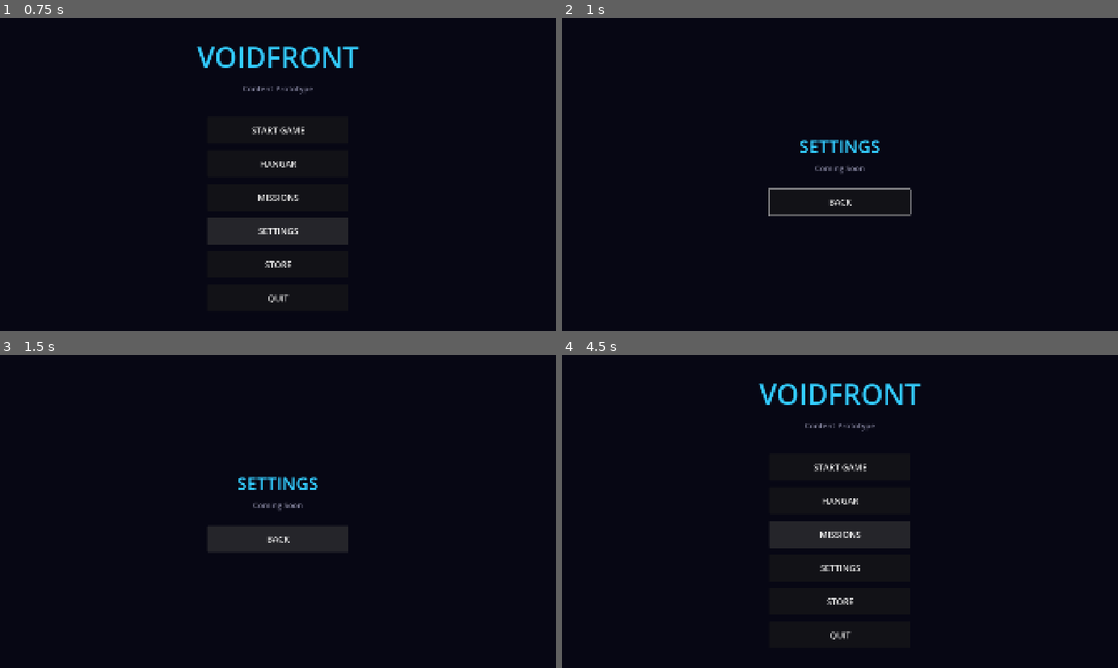
Above: before the commit, frames 1-4 (two rows, left to right).
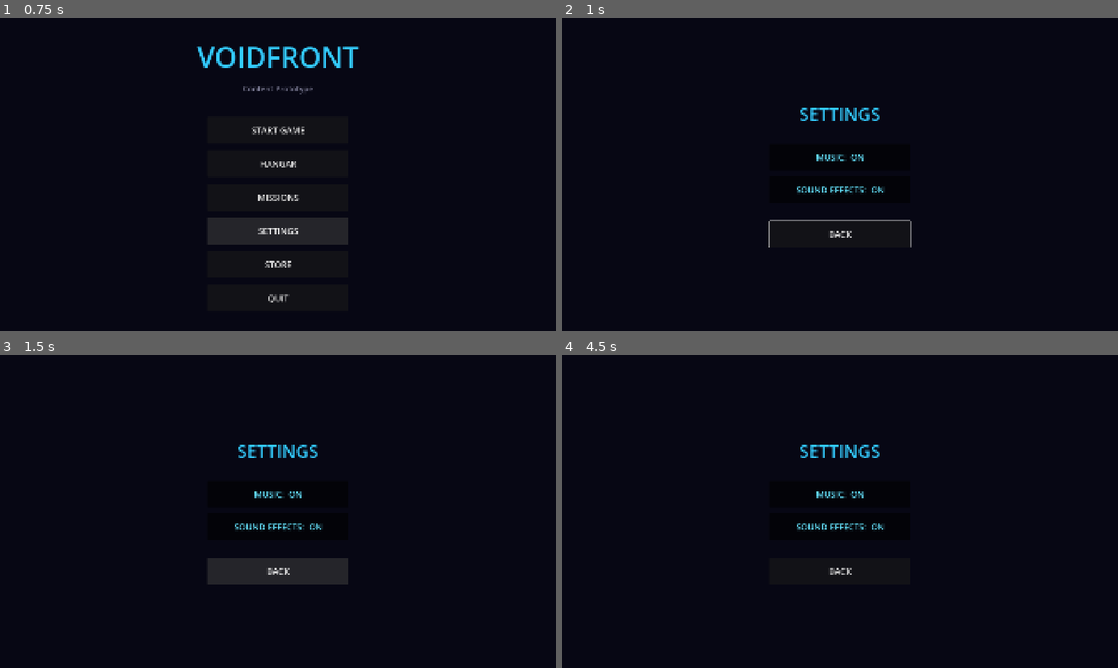
Above: after the commit, the same moments.

Repository: xocdr/voidfront
Game: Godot game, scene res://src/ui/main_menu.tscn
Two runs of this game, one before a commit and one after it. Both use one fixed random seed, a clock stepped at 60 frames per second and the inputs below.
Inputs (mouse positions are in pixels of both pictures, inside the frame that each line leads up to):
- Up to frame 1 (0.75 s): click "SETTINGS" at 0.5 s
- Up to frame 2 (1 s): no input
- Up to frame 3 (1.5 s): click "BACK" at 1.25 s
- Up to frame 4 (4.5 s): click (840, 492) at 2 s, where only the run after the commit has a clickable "MUSIC: ON"; click (840, 492) at 2.75 s, where only the run after the commit has a clickable "MUSIC: OFF"; click (840, 527) at 3.5 s, where only the run after the commit has a clickable "SOUND EFFECTS: ON"; click (840, 527) at 4.25 s, where only the run after the commit has a clickable "SOUND EFFECTS: OFF"

Frame 1 is identical in both runs. In frame 2, 1.8% of the frame differs, in the area x 37-63%, y 28-74%; in frame 3, 5.1%; in frame 4, 4.2%.

Commit message:
Add gameplay music and Music / Sound Effects settings
- Terminal_Velocity_Lock loops during missions and fades out when one ends.
- Settings screen gets Music and Sound Effects on/off toggles, saved to
  user://settings.cfg and applied immediately.

Co-Authored-By: Claude Sonnet 5.5 <noreply@anthropic.com>

Diff:
--- a/src/autoloads/audio_manager.gd
+++ b/src/autoloads/audio_manager.gd
@@ -13,18 +13,30 @@
 var sfx_players: Array[AudioStreamPlayer] = []
 var sfx_index: int = 0
 
-const MENU_MUSIC_VOLUME_DB: float = -10.0
+const MUSIC_VOLUME_DB: float = -10.0
+const SETTINGS_PATH := "user://settings.cfg"
 var menu_music: AudioStream = preload("res://src/bg_music/main_menu.mp3")
+var gameplay_music: AudioStream = preload("res://src/bg_music/Terminal_Velocity_Lock.mp3")
 var music_player: AudioStreamPlayer
 var _music_tween: Tween
 
+# Player settings, saved to their own file (separate from the game save).
+var music_enabled: bool = true
+var sfx_enabled: bool = true
+
+# The track that *should* be playing. Kept even while music is switched off so
+# turning it back on resumes the right track for the current screen.
+var _wanted_music: AudioStream = null
+
 func _ready() -> void:
+	_load_settings()
 	music_player = AudioStreamPlayer.new()
 	music_player.bus = "Master"
-	music_player.volume_db = MENU_MUSIC_VOLUME_DB
+	music_player.volume_db = MUSIC_VOLUME_DB
 	add_child(music_player)
-	if menu_music is AudioStreamMP3:
-		menu_music.loop = true
+	for track in [menu_music, gameplay_music]:
+		if track is AudioStreamMP3:
+			track.loop = true
 
 	for i in range(SFX_POOL_SIZE):
 		var p := AudioStreamPlayer.new()
@@ -39,18 +51,28 @@
 	sfx_player_hurt = _generate_player_hurt()
 	sfx_menu_select = _generate_menu_select()
 
-# Menu music loops until stop_music(). Safe to call from every menu screen: if
-# it is already playing it carries on instead of restarting from the top.
+# Menu and gameplay tracks loop until stop_music(). Safe to call repeatedly: if
+# the requested track is already playing it carries on instead of restarting.
 func play_menu_music() -> void:
+	_play_music(menu_music)
+
+func play_gameplay_music() -> void:
+	_play_music(gameplay_music)
+
+func _play_music(track: AudioStream) -> void:
+	_wanted_music = track
+	if not music_enabled:
+		return
 	if _music_tween and _music_tween.is_valid():
 		_music_tween.kill()
-	music_player.volume_db = MENU_MUSIC_VOLUME_DB
-	if music_player.playing and music_player.stream == menu_music:
-		return
-	music_player.stream = menu_music
+	music_player.volume_db = MUSIC_VOLUME_DB
+	if music_player.playing and music_player.stream == track:
+		return
+	music_player.stream = track
 	music_player.play()
 
 func stop_music(fade_time: float = 0.5) -> void:
+	_wanted_music = null
 	if not music_player.playing:
 		return
 	if _music_tween and _music_tween.is_valid():
@@ -80,7 +102,36 @@
 func play_menu_select() -> void:
 	_play(sfx_menu_select, -8.0)
 
+func set_music_enabled(enabled: bool) -> void:
+	music_enabled = enabled
+	_save_settings()
+	if not enabled:
+		if _music_tween and _music_tween.is_valid():
+			_music_tween.kill()
+		music_player.stop()
+	elif _wanted_music != null:
+		_play_music(_wanted_music)
+
+func set_sfx_enabled(enabled: bool) -> void:
+	sfx_enabled = enabled
+	_save_settings()
+
+func _load_settings() -> void:
+	var cfg := ConfigFile.new()
+	if cfg.load(SETTINGS_PATH) != OK:
+		return
+	music_enabled = bool(cfg.get_value("audio", "music_enabled", true))
+	sfx_enabled = bool(cfg.get_value("audio", "sfx_enabled", true))
+
+func _save_settings() -> void:
+	var cfg := ConfigFile.new()
+	cfg.set_value("audio", "music_enabled", music_enabled)
+	cfg.set_value("audio", "sfx_enabled", sfx_enabled)
+	cfg.save(SETTINGS_PATH)
+
 func _play(stream: AudioStreamWAV, volume_db: float = 0.0) -> void:
+	if not sfx_enabled:
+		return
 	var player := sfx_players[sfx_index]
 	sfx_index = (sfx_index + 1) % SFX_POOL_SIZE
 	player.stream = stream
--- a/src/mission/mission_runner.gd
+++ b/src/mission/mission_runner.gd
@@ -31,9 +31,8 @@
 var mission: MissionData
 
 func _ready() -> void:
-	# Menu music plays through the briefing and hyperspeed, then fades as the
-	# mission begins (covers Start Game, Missions, Next, Replay and Retry).
-	AudioManager.stop_music(0.6)
+	# Gameplay track loops for the whole mission and fades out when it ends.
+	AudioManager.play_gameplay_music()
 	mission = MissionRegistry.get_mission(GameState.current_mission_id)
 	if mission == null:
 		push_error("No mission data for id %d" % GameState.current_mission_id)
@@ -305,6 +304,7 @@
 	if mission_ended:
 		return
 	mission_ended = true
+	AudioManager.stop_music(1.5)
 	is_running = false
 	enemy_spawner.active = false
 	crosshair.set_active(false)
@@ -317,6 +317,7 @@
 	if mission_ended:
 		return
 	mission_ended = true
+	AudioManager.stop_music(1.5)
 	_refresh_hud()
 	is_running = false
 	enemy_spawner.active = false
@@ -346,6 +347,7 @@
 	if mission_ended:
 		return
 	mission_ended = true
+	AudioManager.stop_music(1.5)
 	is_running = false
 	enemy_spawner.active = false
 	crosshair.set_active(false)
--- a/src/ui/settings_menu.tscn
+++ b/src/ui/settings_menu.tscn
@@ -1,11 +1,10 @@
 [gd_scene load_steps=2 format=3]
 
-[ext_resource type="Script" path="res://src/ui/placeholder_screen.gd" id="1_placeholder"]
+[ext_resource type="Script" path="res://src/ui/settings_screen.gd" id="1_settings"]
 
 [node name="SettingsMenu" type="Control"]
 layout_mode = 3
 anchors_preset = 15
 anchor_right = 1.0
 anchor_bottom = 1.0
-script = ExtResource("1_placeholder")
-screen_title = "SETTINGS"
+script = ExtResource("1_settings")
--- /dev/null
+++ b/src/ui/settings_screen.gd
@@ -0,0 +1,106 @@
+extends Control
+
+# Audio settings: Music and Sound Effects on/off, saved by AudioManager.
+
+var center: VBoxContainer
+var music_button: Button
+var sfx_button: Button
+var back_button: Button
+
+func _ready() -> void:
+	_create_ui()
+	get_viewport().size_changed.connect(_apply_responsive_layout)
+	_apply_responsive_layout()
+
+func _create_ui() -> void:
+	var bg := ColorRect.new()
+	bg.color = Color(0.03, 0.03, 0.08, 1.0)
+	bg.set_anchors_and_offsets_preset(Control.PRESET_FULL_RECT)
+	add_child(bg)
+
+	center = VBoxContainer.new()
+	center.set_anchors_and_offsets_preset(Control.PRESET_CENTER)
+	center.grow_horizontal = Control.GROW_DIRECTION_BOTH
+	center.grow_vertical = Control.GROW_DIRECTION_BOTH
+	center.custom_minimum_size = UiScale.vec(Vector2(400, 0))
+	center.alignment = BoxContainer.ALIGNMENT_CENTER
+	center.add_theme_constant_override("separation", roundi(UiScale.px(14.0)))
+	add_child(center)
+
+	var title_label := Label.new()
+	title_label.text = "SETTINGS"
+	title_label.horizontal_alignment = HORIZONTAL_ALIGNMENT_CENTER
+	title_label.add_theme_font_size_override("font_size", UiScale.fs(40))
+	title_label.add_theme_color_override("font_color", Color(0.2, 0.8, 1.0))
+	center.add_child(title_label)
+
+	var spacer := Control.new()
+	spacer.custom_minimum_size = UiScale.vec(Vector2(0, 12))
+	center.add_child(spacer)
+
+	music_button = _make_toggle()
+	music_button.button_pressed = AudioManager.music_enabled
+	music_button.toggled.connect(_on_music_toggled)
+	center.add_child(music_button)
+
+	sfx_button = _make_toggle()
+	sfx_button.button_pressed = AudioManager.sfx_enabled
+	sfx_button.toggled.connect(_on_sfx_toggled)
+	center.add_child(sfx_button)
+
+	var spacer2 := Control.new()
+	spacer2.custom_minimum_size = UiScale.vec(Vector2(0, 12))
+	center.add_child(spacer2)
+
+	back_button = Button.new()
+	back_button.text = "BACK"
+	back_button.custom_minimum_size = UiScale.vec(Vector2(320, 60))
+	back_button.add_theme_font_size_override("font_size", UiScale.fs(20))
+	back_button.size_flags_horizontal = Control.SIZE_SHRINK_CENTER
+	back_button.pressed.connect(_on_back_pressed)
+	center.add_child(back_button)
+
+	_refresh_labels()
+	back_button.grab_focus()
+
+func _make_toggle() -> Button:
+	var b := Button.new()
+	b.toggle_mode = true
+	b.custom_minimum_size = UiScale.vec(Vector2(320, 60))
+	b.add_theme_font_size_override("font_size", UiScale.fs(20))
+	b.size_flags_horizontal = Control.SIZE_SHRINK_CENTER
+	return b
+
+func _refresh_labels() -> void:
+	music_button.text = "MUSIC:  %s" % ("ON" if music_button.button_pressed else "OFF")
+	sfx_button.text = "SOUND EFFECTS:  %s" % ("ON" if sfx_button.button_pressed else "OFF")
+	for b in [music_button, sfx_button]:
+		var c := Color(0.4, 0.9, 1.0) if b.button_pressed else Color(0.55, 0.55, 0.6)
+		b.add_theme_color_override("font_color", c)
+		b.add_theme_color_override("font_pressed_color", c)
+		b.add_theme_color_override("font_hover_color", c)
+		b.add_theme_color_override("font_hover_pressed_color", c)
+		b.add_theme_color_override("font_focus_color", c)
+
+func _on_music_toggled(on: bool) -> void:
+	AudioManager.set_music_enabled(on)
+	AudioManager.play_menu_select()
+	_refresh_labels()
+
+func _on_sfx_toggled(on: bool) -> void:
+	AudioManager.set_sfx_enabled(on)
+	# Plays only when turning sound effects on, giving audible confirmation.
+	AudioManager.play_menu_select()
+	_refresh_labels()
+
+func _apply_responsive_layout() -> void:
+	var vp_w: float = get_viewport_rect().size.x
+	var content_w: float = clampf(vp_w - 40.0, 160.0, maxf(UiScale.px(400.0), 160.0))
+	center.custom_minimum_size.x = content_w
+	var btn_w: float = minf(UiScale.px(320.0), content_w)
+	for b in [music_button, sfx_button, back_button]:
+		b.custom_minimum_size.x = btn_w
+
+func _on_back_pressed() -> void:
+	AudioManager.play_menu_select()
+	SceneTransition.change_scene("res://src/ui/main_menu.tscn")
Not shown, added: src/bg_music/Terminal_Velocity_Lock.mp3.import
Not shown, added: src/ui/settings_screen.gd.uid
Not shown, added: src/bg_music/Terminal_Velocity_Lock.mp3
